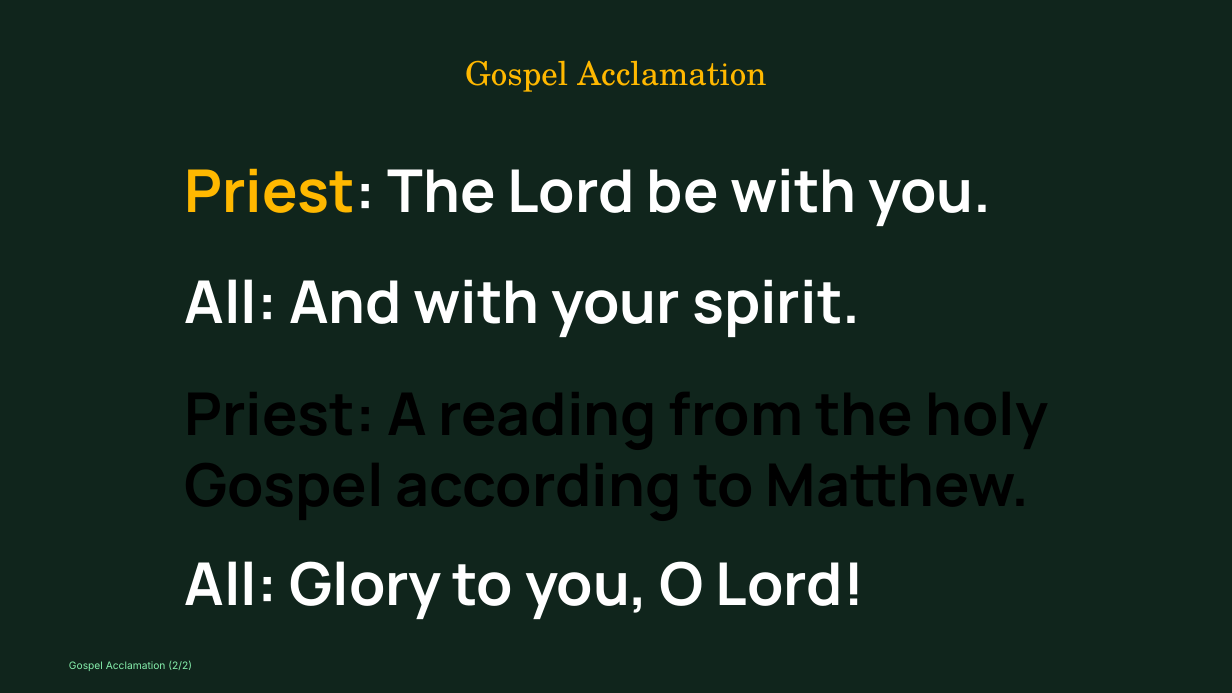
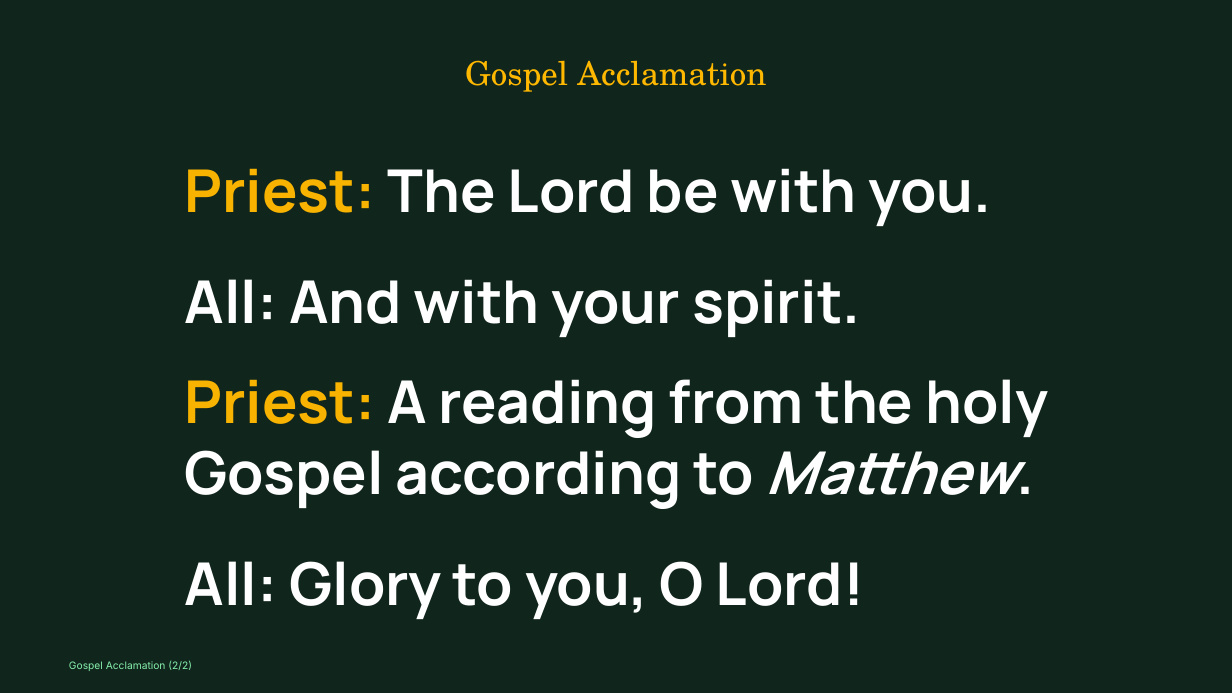
Before and after one commit to divinogabriel9/verbum, a slide deck: slide 23 of outputs/GFCC14Jun2026_11thSundayinOrdinaryTime.pptx. Drawn at 1232x693 pixels with LibreOffice and Linux fonts; fonts in the diff are those of the drawing. Boxes give left, top, right and bottom in pixels: in the first picture for what was removed or moved away, otherwise in the second. Text is boxed around its words. In the diff, an @@ line names an element or a change of style, - is before the commit and + after.

```diff
--- a/outputs/GFCC14Jun2026_11thSundayinOrdinaryTime.pptx
+++ b/outputs/GFCC14Jun2026_11thSundayinOrdinaryTime.pptx
@@ text "Priest: The Lord be with ..." at bbox=[185, 168, 992, 226]: text colour #FFB800 to #F8B300, text colour #FFFFFF to #F8B300 in "Priest:" @@
@@ text added at bbox=[185, 379, 1048, 509], 69 pt, text #FFFFFF, bold @@
+Priest: A reading from the holy
+Gospel according to Matthew.
```
Also in this commit, not shown: 30 other slides changed, 2 slides added, 1 slide removed, 15 other files.
